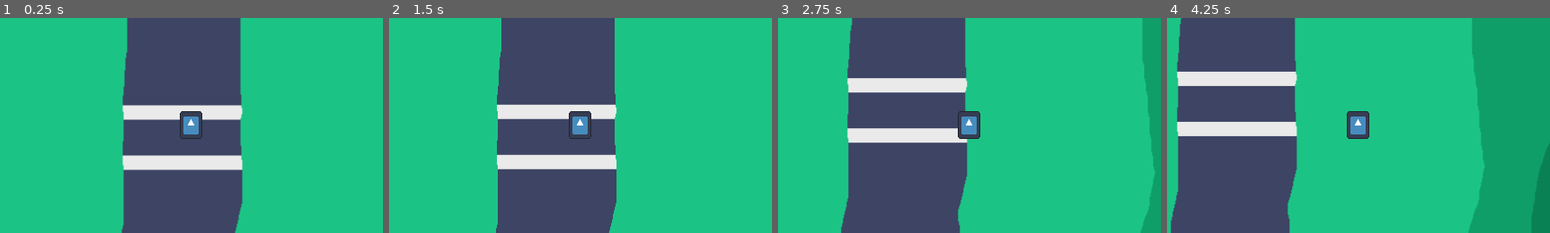
Above: before the commit, frames 1-4 (left to right).
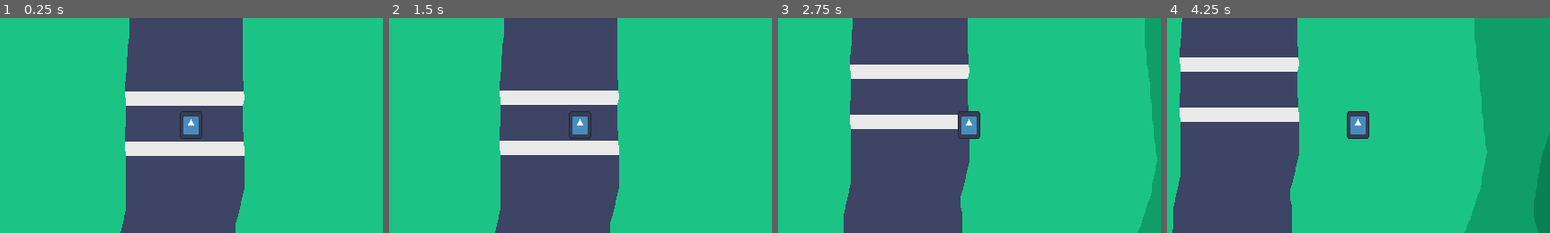
Above: after the commit, the same moments.

Repository: grace125/u-haul_u-surper
Game: Godot game, scene res://src/racetracks/testing_track.tscn
Two runs of this game, one before a commit and one after it. Both use one fixed random seed, a clock stepped at 60 frames per second and the inputs below. The engine's default icon, where the game draws it, is replaced by a stand-in: a white triangle on a blue panel in a dark square.
Inputs:
- Up to frame 1 (0.25 s): no input
- Up to frame 2 (1.5 s): tap Enter at 0.5 s; hold Right (Right) 0.53-1.28 s; hold S (Backward) from 1.28 s (still down)
- Up to frame 3 (2.75 s): release S (Backward) at 2.03 s; hold Right (Right) from 2.03 s (still down)
- Up to frame 4 (4.25 s): release Right (Right) at 2.78 s; hold Up (Forward) 2.78-3.53 s; hold A (Left) from 3.53 s (still down)

The runs differ from the first frame. In frame 1, 9.1% of the frame differs, in the area x 31-64%, y 0-100%; in frame 2, 9.1%; in frame 3, 9.7%; in frame 4, 10%, in the area x 0-100%, y 0-100%.

Commit message:
Fix interpolation for pixel art to be crisp

Diff:
--- a/project.godot
+++ b/project.godot
@@ -65,5 +65,6 @@
 
 [rendering]
 
+textures/canvas_textures/default_texture_filter=0
 renderer/rendering_method="gl_compatibility"
 renderer/rendering_method.mobile="gl_compatibility"
--- a/src/racetracks/testing_track.tscn
+++ b/src/racetracks/testing_track.tscn
@@ -6,8 +6,8 @@
 [node name="testing_track" type="Node2D"]
 
 [node name="Sprite2D" type="Sprite2D" parent="."]
-position = Vector2(830, 516)
+position = Vector2(0.5, 0.5)
 texture = ExtResource("1_p6le8")
 
 [node name="car" parent="." instance=ExtResource("2_i4r6x")]
-position = Vector2(1720, 1194)
+position = Vector2(888, 694)
Not shown, changed: assets/racetrack/full_tracks/main_track.png.import
